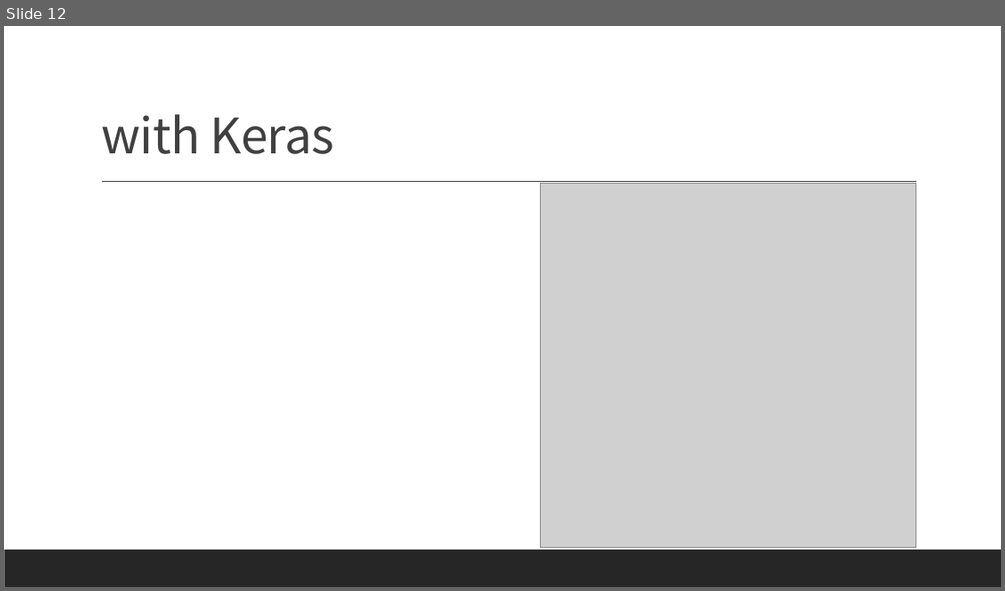
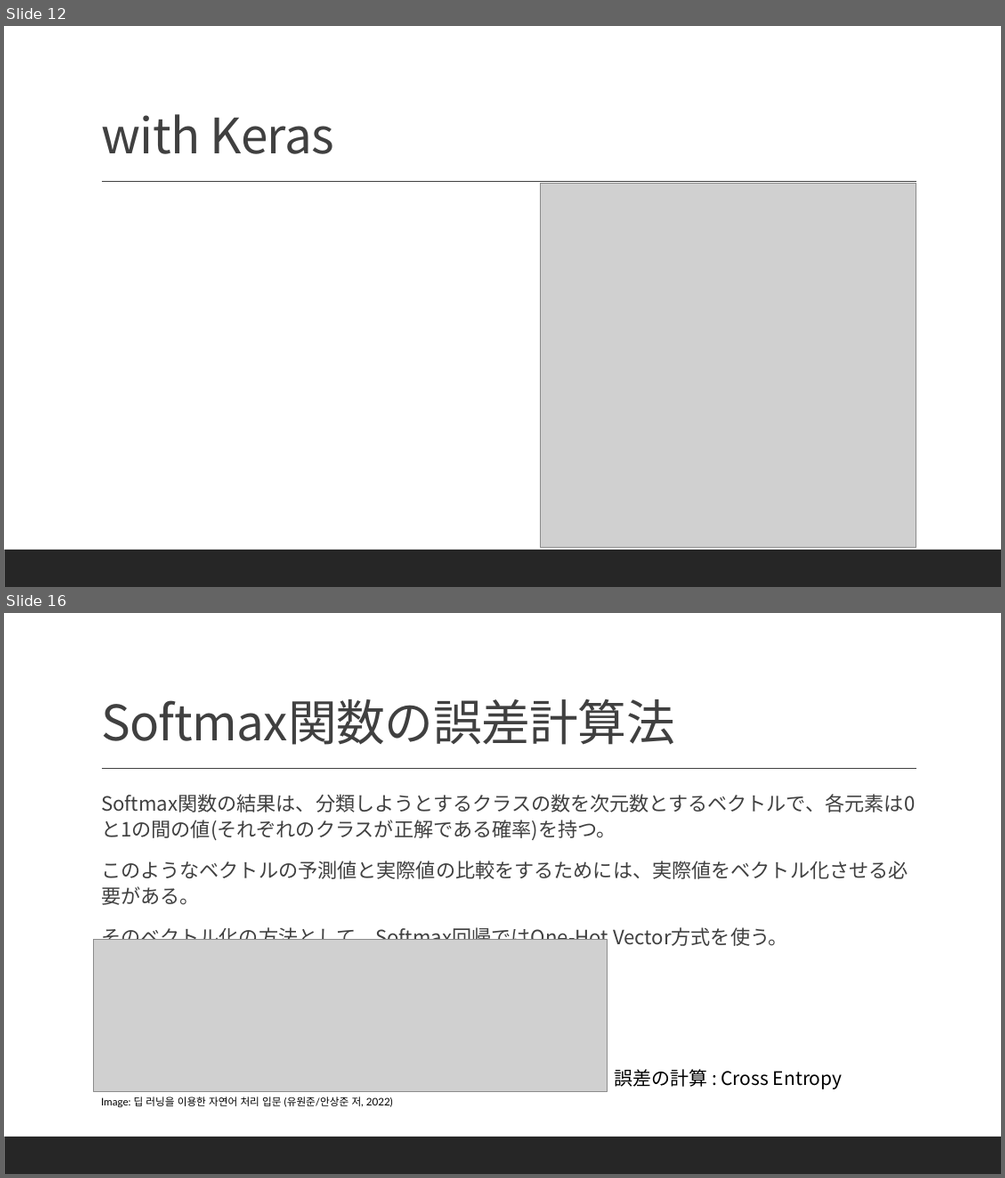
Before and after one commit to Sion1225/Study-Deeplearning-NLP, a slide deck: Presentation/ppt 6.pptx. Shown one above the other, each under a label of ours: slide 12 before the commit, slides 12 and 16 after it; the slides between them are not shown. The pictures are 1005x591 and 1005x1178 pixels, drawn with LibreOffice and Linux fonts; fonts in the diff are those of the drawing; grey boxes stand for pictures. Boxes give left, top, right and bottom in pixels: in the first picture for what was removed or moved away, otherwise in the second. Text is boxed around its words. In the diff, an @@ line names an element or a change of style, - is before the commit and + after.

```diff
--- a/Presentation/ppt 6.pptx
+++ b/Presentation/ppt 6.pptx
@@ slide 16 added at [4,613,1001,1174], background #FFFFFF; not listed: 2 template elements that a slide beside it also shows @@
@@ title added at [101,699,675,745], 47 pt, text #404040 @@
+Softmax関数の誤差計算法
@@ text added at [101,794,914,949], 19 pt, text #404040 @@
+  Softmax関数の結果は、分類しようとするクラスの数を次元数とするベクトルで、各元素は0と1の間の値(それぞれのクラスが正解である確率)を持つ。
+  このようなベクトルの予測値と実際値の比較をするためには、実際値をベクトル化させる必要がある。
+  そのベクトル化の方法として、Softmax回帰ではOne-Hot Vector方式を使う。
@@ picture added at [94,939,607,1092] @@
@@ text added at [614,1069,842,1089], 18 pt, text #000000 @@
+誤差の計算 : Cross Entropy
@@ text added at [101,1096,393,1107], 10 pt, text #000000 @@
+Image: 딥 러닝을 이용한 자연어 처리 입문 (유원준/안상준 저, 2022)
```
Also in this commit, not shown: 7 other slides added, 1 other file.
